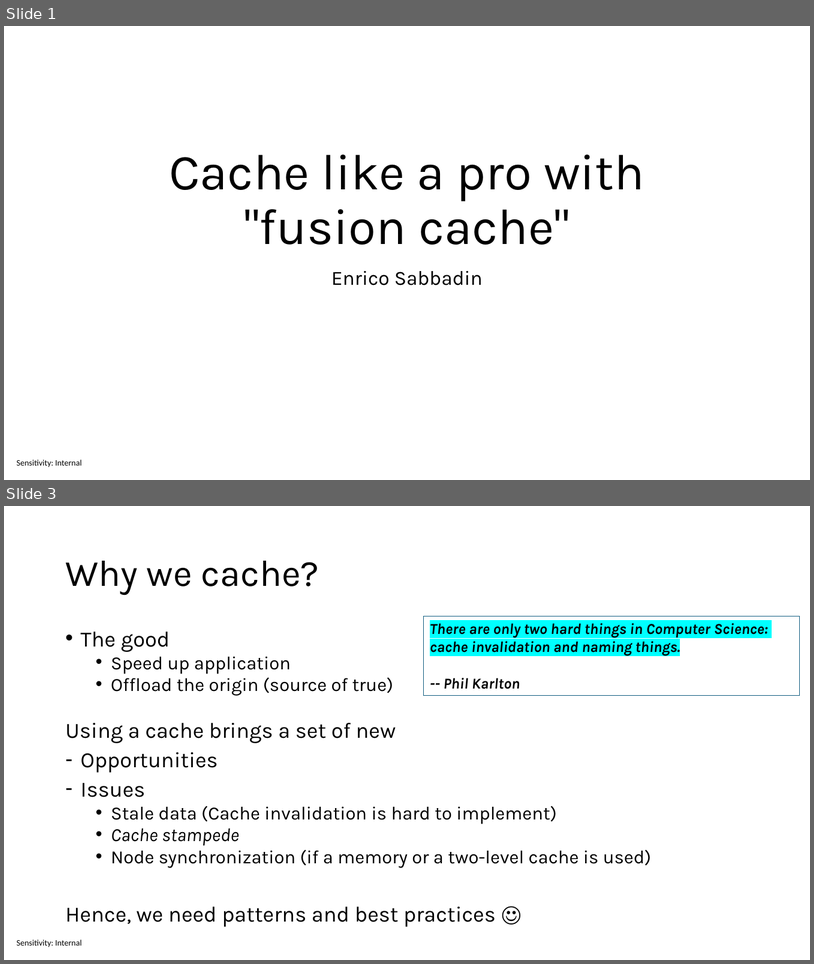
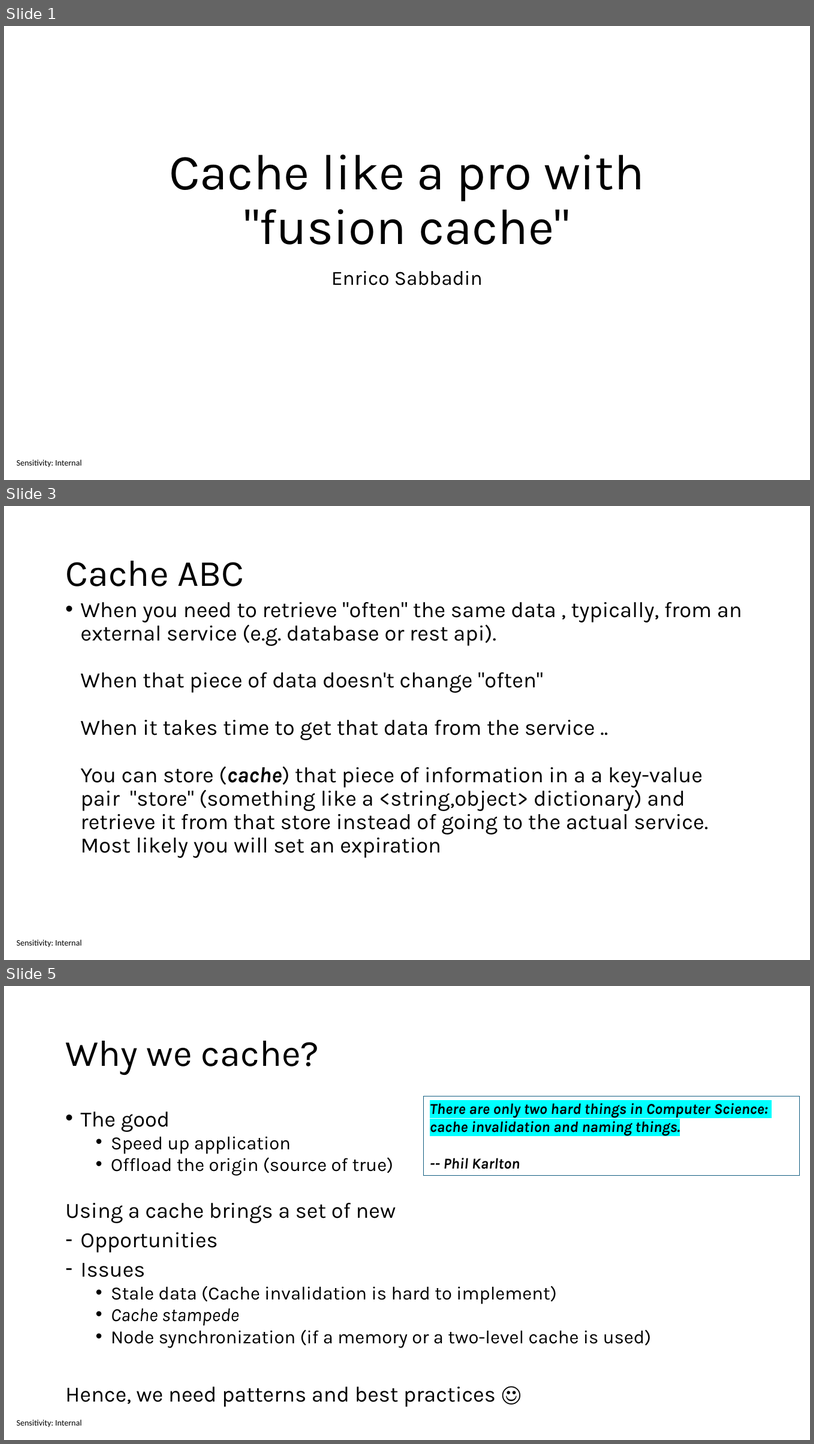
Before and after one commit to sabbadino/cache-like-a-pro-fusion-cache, a slide deck: cache-like-a-pro.pptx. Shown one above the other, each under a label of ours: slides 1 and 3 before the commit, slides 1, 3 and 5 after it; the slides between them are not shown. The pictures are 814x964 and 814x1444 pixels, drawn with LibreOffice and Linux fonts; fonts in the diff are those of the drawing. Boxes give left, top, right and bottom in pixels: in the first picture for what was removed or moved away, otherwise in the second. Text is boxed around its words. In the diff, an @@ line names an element or a change of style, - is before the commit and + after.

```diff
--- a/cache-like-a-pro.pptx
+++ b/cache-like-a-pro.pptx
@@ slide 3 added at box(4, 506, 810, 960), background #FFFFFF; not listed: 1 template element that a slide beside it also shows @@
@@ title added at box(65, 561, 244, 586), 44 pt, text #000000 @@
+Cache ABC
@@ text added at box(81, 602, 743, 858), 26 pt, text #000000 @@
+• When you need to retrieve "often" the same data , typically, from an external service (e.g. database or rest api).
+  When that piece of data doesn't change "often"
+  When it takes time to get that data from the service ..
+  You can store (cache) that piece of information in a a key-value pair "store" (something like a <string,object> dictionary) and retrieve it from that store instead of going to the actual service.
+  Most likely you will set an expiration
@@ what was slide 3 is now slide 5 @@
```
Also in this commit, not shown: 2 slides changed, 1 other slide added, 2 other files.
